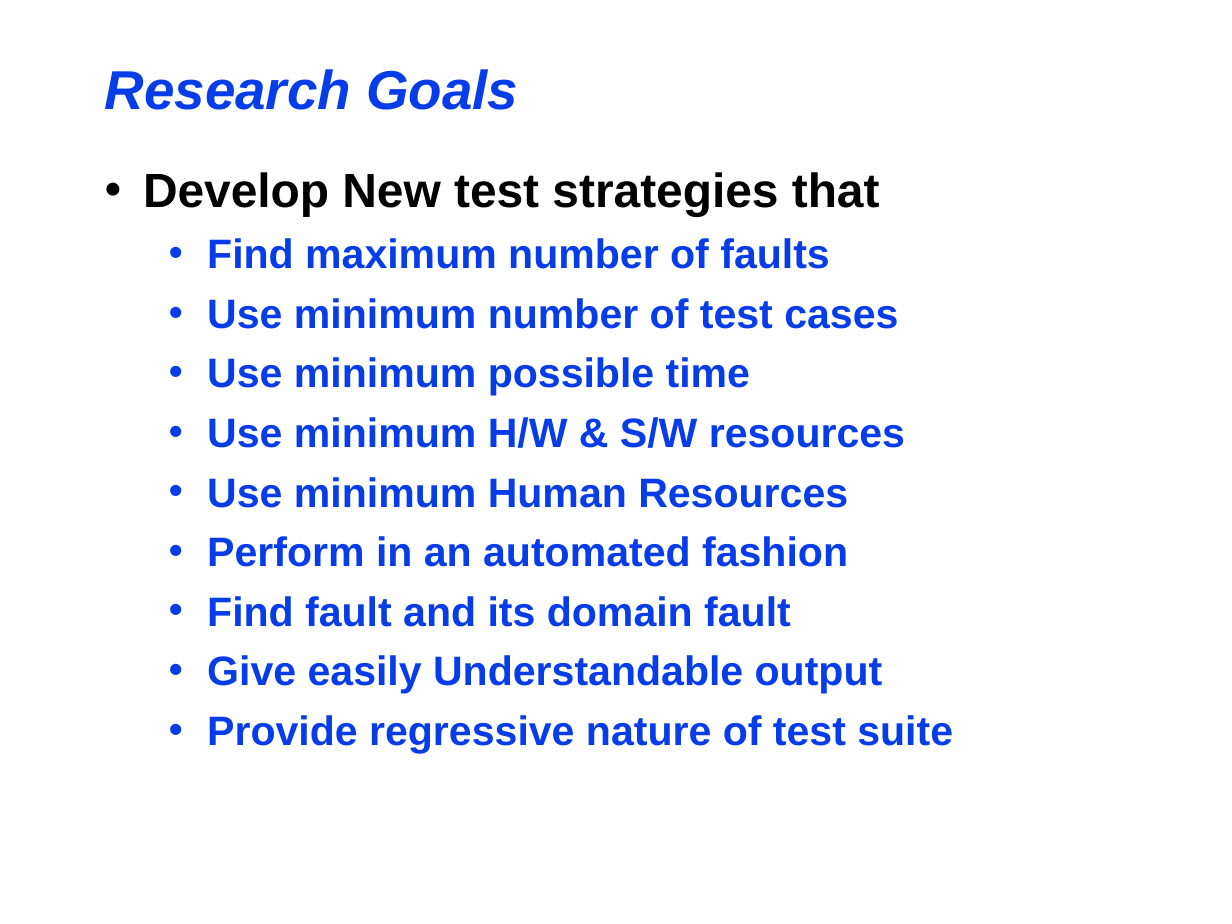
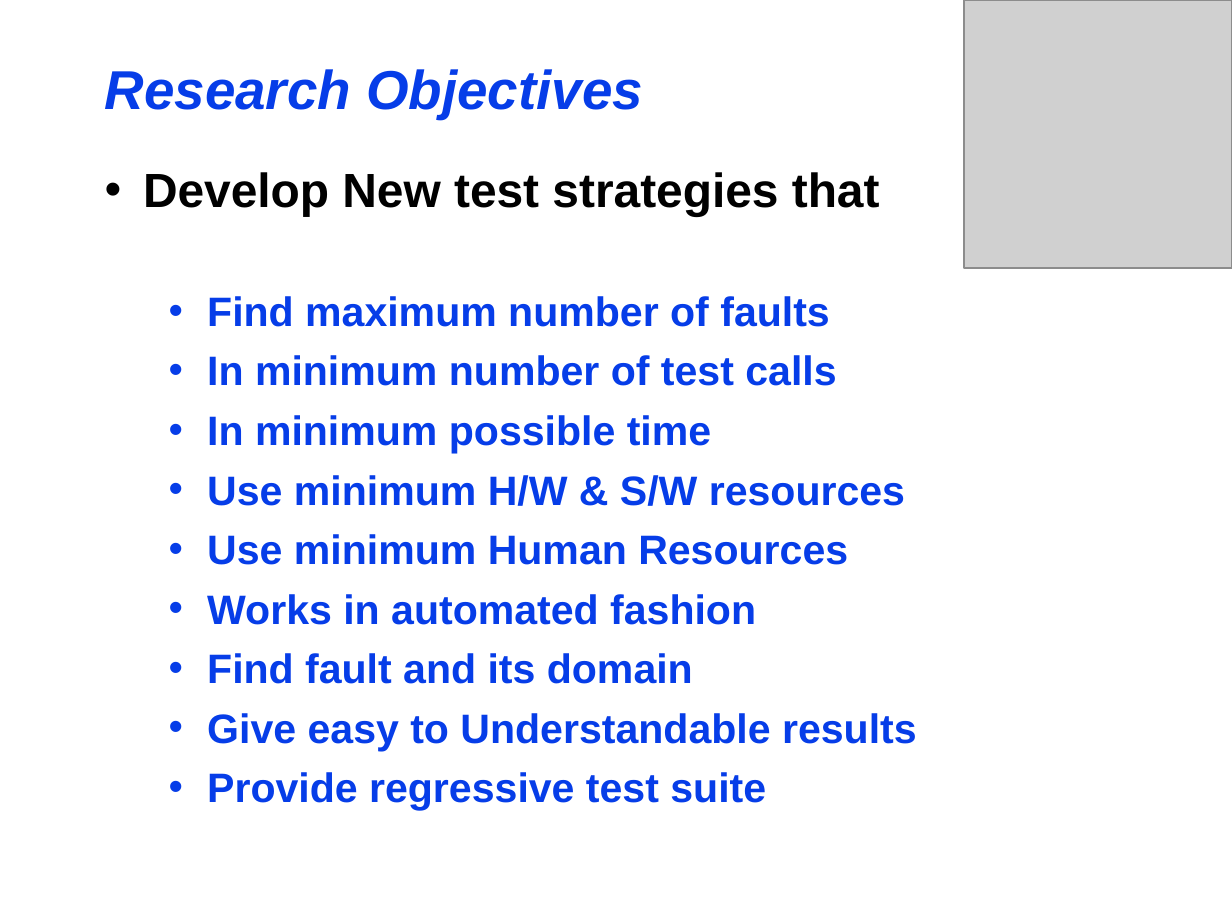
Before and after one commit to maochy/yeti-test, a slide deck: slide 2 of ThesisSeminar/ThesisSeminar.ppt. Drawn at 1232x924 pixels with LibreOffice and Linux fonts; fonts in the diff are those of the drawing; grey boxes stand for pictures. Boxes give left, top, right and bottom in pixels: in the first picture for what was removed or moved away, otherwise in the second. Text is boxed around its words. In the diff, an @@ line names an element or a change of style, - is before the commit and + after.

Commit message:
Presentation modified, pictures and slides added.

```diff
--- a/ThesisSeminar/ThesisSeminar.ppt
+++ b/ThesisSeminar/ThesisSeminar.ppt
@@ picture added at (963, 0, 1232, 269) @@
@@ title at (105, 69, 643, 119): text changed @@
-Research Goals
+Research Objectives
@@ text at (207, 355, 836, 453): text changed @@
-  • Use minimum number of test cases
-  • Use minimum possible time
+  • In minimum number of test calls
+  • In minimum possible time
@@ text at (207, 594, 917, 811): text changed @@
-  • Perform in an automated fashion
-  • Find fault and its domain fault
-  • Give easily Understandable output
-  • Provide regressive nature of test suite
+  • Works in automated fashion
+  • Find fault and its domain
+  • Give easy to Understandable results
+  • Provide regressive test suite
```
Also in this commit, not shown: 10 other slides changed, 1 slide added.
